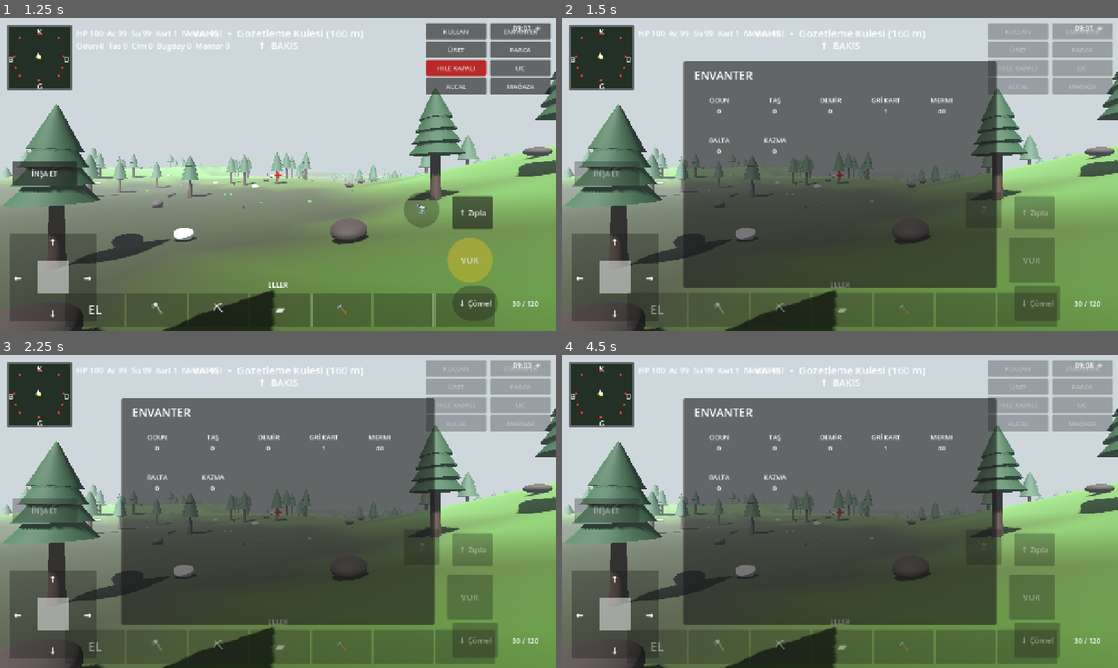
Above: before the commit, frames 1-4 (two rows, left to right).
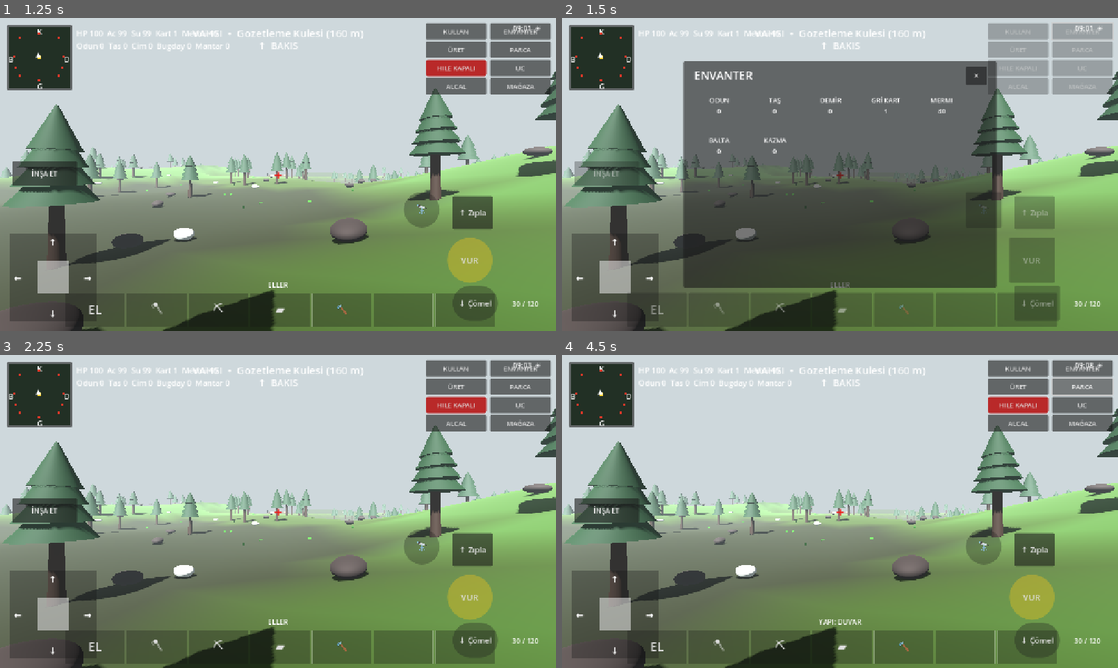
Above: after the commit, the same moments.

Repository: cantrsx-blip/GrayCardWars
Game: Godot game, scene res://scenes/Intro.tscn
The game is run twice, just before and just after one commit, with the same random seed, the same clock (stepped at 60 frames per second) and the same inputs.
Inputs (mouse positions are in pixels of both pictures, inside the frame that each line leads up to):
- Up to frame 1 (1.25 s): click "GÖREVE BAŞLA" at 0.5 s
- Up to frame 2 (1.5 s): click "ENVANTER" at 1.25 s
- Up to frame 3 (2.25 s): click (417, 411) at 2 s, where only the run after the commit has a clickable "✕"
- Up to frame 4 (4.5 s): click (1017, 386) at 2.75 s, where only the run after the commit has a clickable "ÜRET"; click (990, 398) at 3.5 s, where only the run after the commit has a clickable "✕"; click (1084, 386) at 4.25 s, where only the run after the commit has a clickable "PARCA"

Frame 1 is identical in both runs. In frame 2, 0.2% of the frame differs, in the area x 72-77%, y 15-22%; in frame 3, 47%, in the area x 2-99%, y 1-99%; in frame 4, 47%.

Commit message:
Add inventory close button

Diff:
--- a/scripts/main.gd
+++ b/scripts/main.gd
@@ -1313,6 +1313,7 @@
 func _create_inventory():
 	inventory_panel=Panel.new(); inventory_panel.set_anchors_preset(Control.PRESET_CENTER); inventory_panel.position=Vector2(-360,-260); inventory_panel.size=Vector2(720,520)
 	var title=Label.new(); title.text="ENVANTER"; title.position=Vector2(24,14); title.add_theme_font_size_override("font_size",26); inventory_panel.add_child(title)
+	var close=Button.new(); close.text="✕"; close.position=Vector2(650,12); close.size=Vector2(48,42); close.pressed.connect(_toggle_inventory); inventory_panel.add_child(close)
 	var scroll=ScrollContainer.new(); scroll.name="InvScroll"; scroll.position=Vector2(20,58); scroll.size=Vector2(680,440); inventory_panel.add_child(scroll)
 	var grid=GridContainer.new(); grid.name="Grid"; grid.columns=5; grid.custom_minimum_size=Vector2(650,0); scroll.add_child(grid)
 	var layers=get_children().filter(func(n): return n is CanvasLayer); if layers.size()>0: layers[-1].add_child(inventory_panel)
